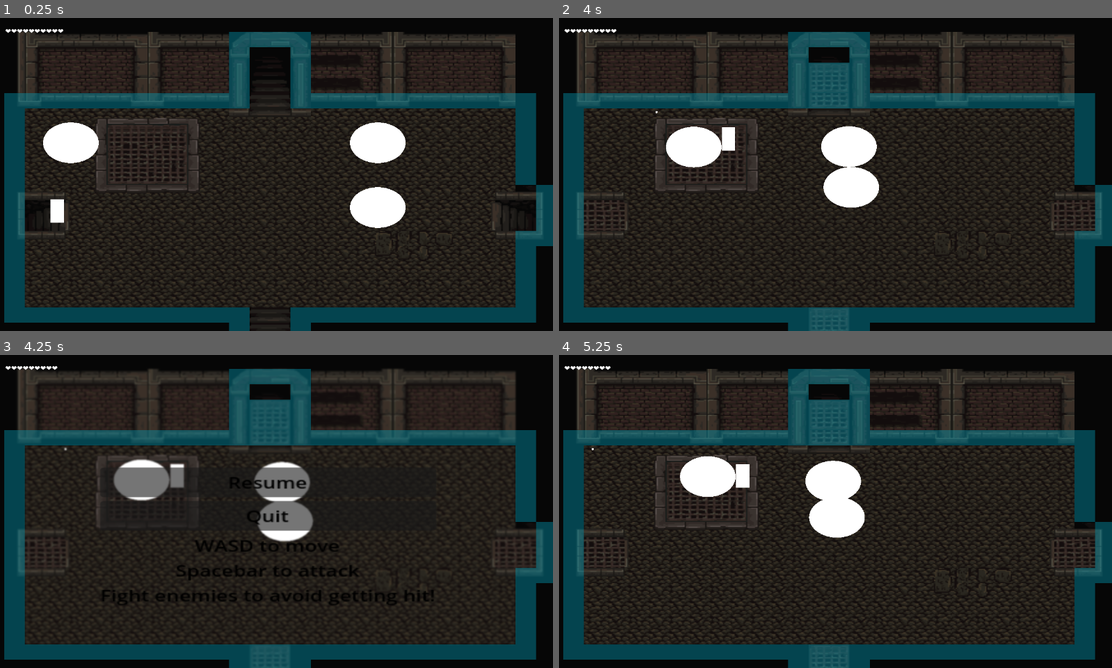
Above: before the commit, frames 1-4 (two rows, left to right).
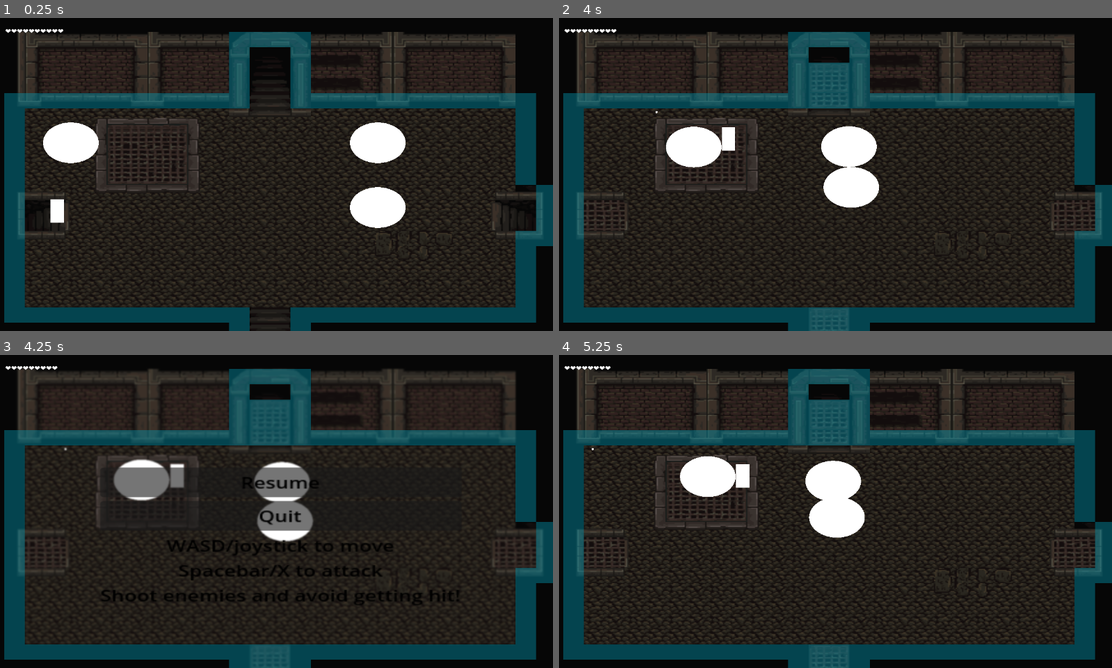
Above: after the commit, the same moments.

Repository: WilliamKluck/CSS385_Project
Game: Godot game, scene res://Scenes/room.tscn
Same seed, same stepped clock (60 frames per second), same inputs: the game is played once before the commit and once after it.
Inputs:
- Up to frame 1 (0.25 s): no input
- Up to frame 2 (4 s): hold D (move_right) 0.53-1.28 s; hold Space (shoot) 0.53-1.28 s; hold S (move_down) 1.28-2.03 s; tap Space (shoot) at 1.35, 2.85 s; hold D (move_right) 2.03-2.78 s; hold Space (shoot) 2.03-2.78 s; hold W (move_up) 2.78-3.53 s; hold Left (move_left) from 3.53 s (still down); hold Space (shoot) from 3.53 s (still down)
- Up to frame 3 (4.25 s): keep holding Left (move_left); keep holding Space (shoot); tap Escape (pause) at 4.15 s
- Up to frame 4 (5.25 s): release Space (shoot) at 4.28 s; tap Space (shoot) at 4.35 s; release Left (move_left) at 5 s; click "Resume" at 5 s

Frames 1-2 are identical in both runs. In frame 3, 1.4% of the frame differs, in the area x 18-83%, y 39-80%; in frame 4, nothing differs.

Commit message:
text fixes

Diff:
--- a/UI/pause_menu.tscn
+++ b/UI/pause_menu.tscn
@@ -52,9 +52,9 @@
 [node name="Instructions" type="Label" parent="MarginContainer/VBoxContainer"]
 layout_mode = 2
 theme_override_colors/font_color = Color(0, 0, 0, 1)
-text = "WASD to move
-Spacebar to attack
-Fight enemies to avoid getting hit!"
+text = "WASD/joystick to move
+Spacebar/X to attack
+Shoot enemies and avoid getting hit!"
 horizontal_alignment = 1
 
 [connection signal="pressed" from="MarginContainer/VBoxContainer/Resume" to="." method="_on_resume_pressed"]
